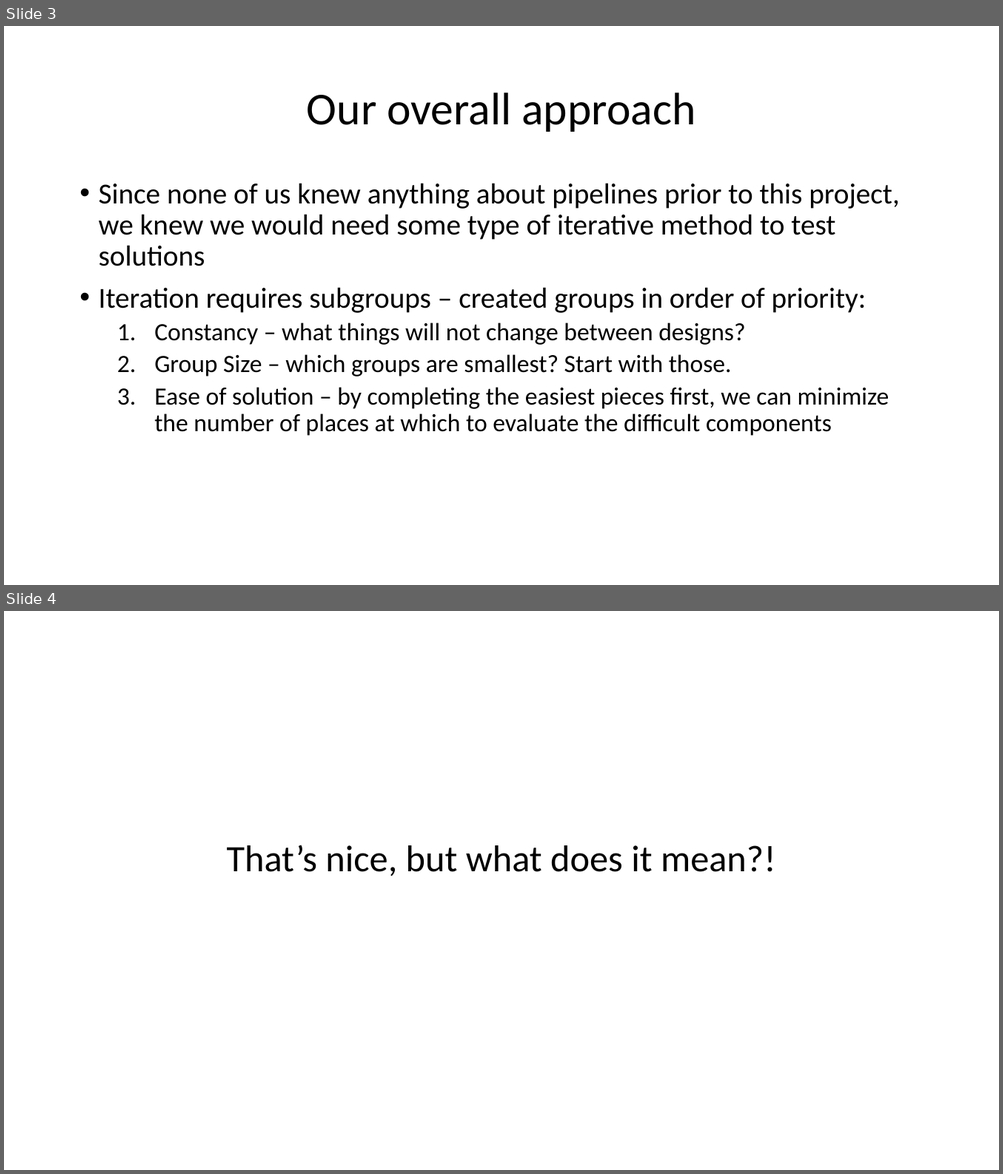
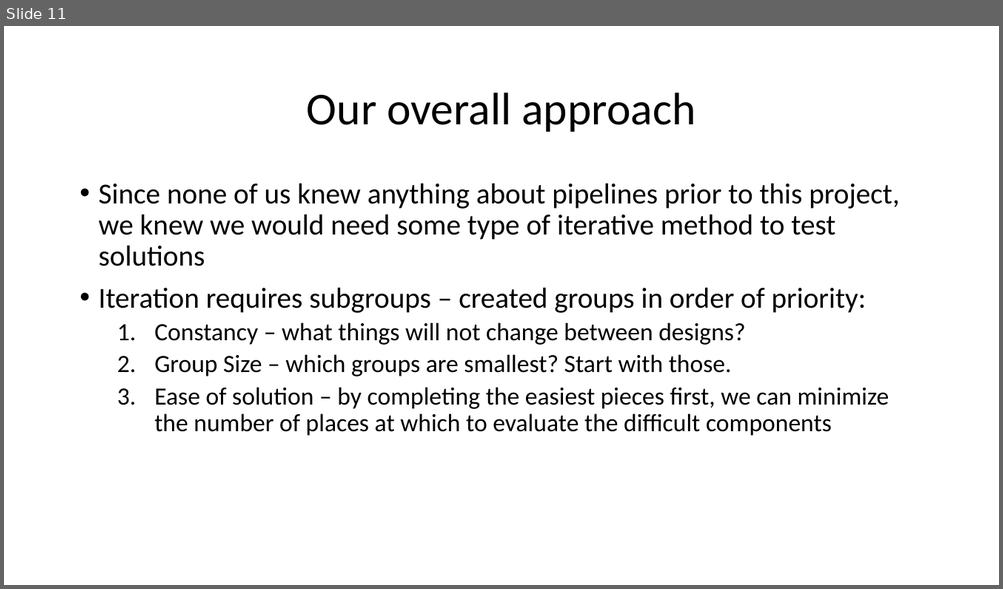
Before and after one commit to jamar1391/hello-world, a slide deck: dev/fluor/The AquaDucks/The AquaDucks Presentation.pptx. Shown one above the other, each under a label of ours: slides 3 and 4 before the commit, slide 11 after it. The pictures are 1003x1174 and 1003x589 pixels, drawn with LibreOffice and Linux fonts; fonts in the diff are those of the drawing. Boxes give left, top, right and bottom in pixels: in the first picture for what was removed or moved away, otherwise in the second. Text is boxed around its words. In the diff, an @@ line names an element or a change of style, - is before the commit and + after.

```diff
--- a/dev/fluor/The AquaDucks/The AquaDucks Presentation.pptx
+++ b/dev/fluor/The AquaDucks/The AquaDucks Presentation.pptx
@@ slide 4 removed at [4,611,999,1170], background #FFFFFF @@
@@ text removed at [227,845,776,877] @@
-That’s nice, but what does it mean?!
@@ what was slide 3 is now slide 11 @@
```
Also in this commit, not shown: 1 slide changed, 8 slides added.
